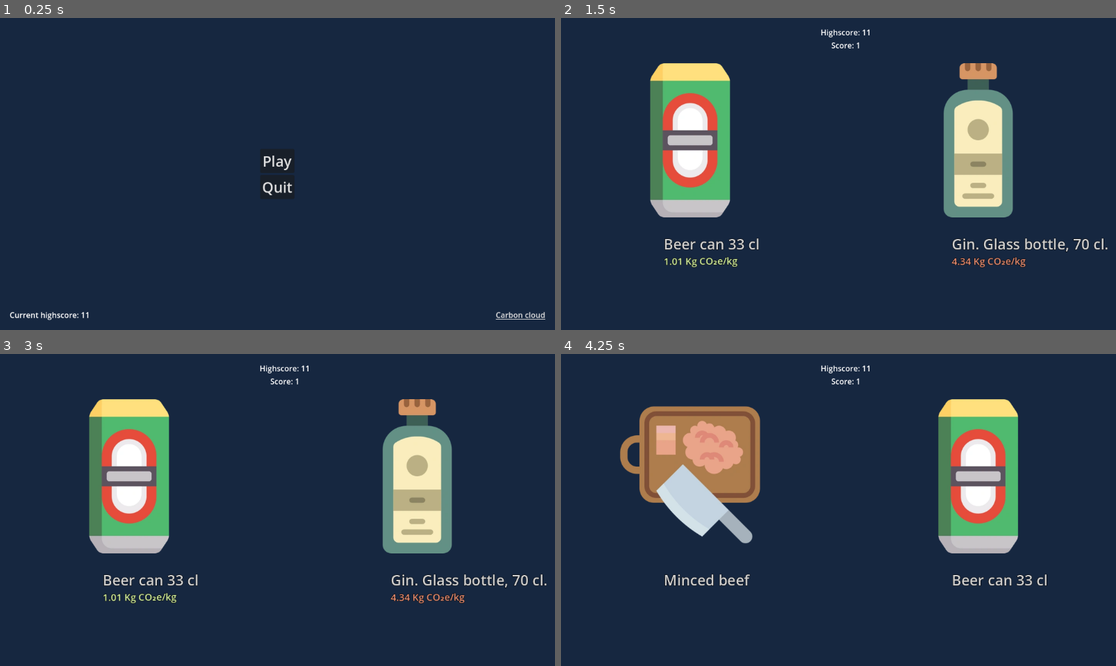
Above: before the commit, frames 1-4 (two rows, left to right).
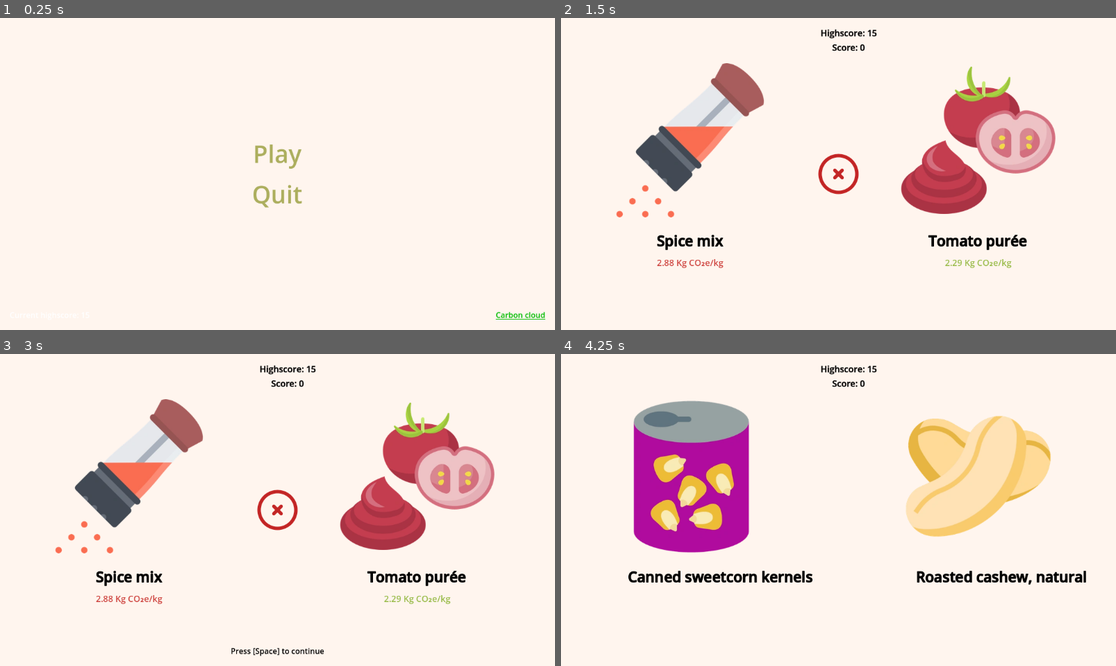
Above: after the commit, the same moments.

Repository: RodrigoVelosa/MoreOrLessCarbonFootprint
Game: Godot game, scene res://Scenes/menu.tscn
Two runs of this game, one before a commit and one after it. Both use one fixed random seed, a clock stepped at 60 frames per second and the inputs below.
Inputs (mouse positions are in pixels of both pictures, inside the frame that each line leads up to):
- Up to frame 1 (0.25 s): no input
- Up to frame 2 (1.5 s): click "Play" at 0.5 s; click (688, 139) at 1.27 s
- Up to frame 3 (3 s): click (127, 475) at 2.02 s; click (127, 475) at 2.77 s
- Up to frame 4 (4.25 s): tap Space (continue) at 3.5, 3.6 s

The runs differ from the first frame. In frame 1, 100% of the frame differs, in the area x 0-100%, y 0-100%; in frame 2, 100%; in frame 3, 100%; in frame 4, 100%.

Commit message:
Several improvements

Diff:
--- a/Data/product_data.json
+++ b/Data/product_data.json
@@ -47,6 +47,492 @@
 			"image": "bottle1",
 			"name": "Gin. Glass bottle, 70 cl.",
 			"source": "SE"
+		},
+		{
+			"footprint": 4.16,
+			"image": "bottle1",
+			"name": "Vodka 40% ABV. Glass bottle, 70 cl.",
+			"source": "SE"
+		},
+		{
+			"footprint": 7.16,
+			"image": "salami",
+			"name": "Salami",
+			"source": "SE"
+		},
+		{
+			"footprint": 0.47,
+			"image": "deer_meat",
+			"name": "Fallow deer meat",
+			"source": "SE"
+		},
+		{
+			"footprint": 0.54,
+			"image": "crushed_tomatoes",
+			"name": "Crushed tomatoes, in box",
+			"source": "SE"
+		},
+		{
+			"footprint": 6.00,
+			"image": "herbs1",
+			"name": "Herbs in pot, fresh, greenhouse grown",
+			"source": "SE"
+		},
+		{
+			"footprint": 2.88,
+			"image": "spice_jar1",
+			"name": "Spice mix",
+			"source": "SE"
+		},
+		{
+			"footprint": 25.9,
+			"image": "lamb_meat",
+			"name": "Lamb meat",
+			"source": "SE"
+		},
+		{
+			"footprint": 1.42,
+			"image": "cornmeal",
+			"name": "Cornmeal",
+			"source": "SE"
+		},
+		{
+			"footprint": 1.60,
+			"image": "tomatoes",
+			"name": "Tomatoes, fresh",
+			"source": "SE"
+		},
+		{
+			"footprint": 7.27,
+			"image": "langoustine",
+			"name": "Langoustine, whole",
+			"source": "SE"
+		},
+		{
+			"footprint": 2.19,
+			"image": "bottle2",
+			"name": "Red wine, 0.75L glass bottle",
+			"source": "SE"
+		},
+		{
+			"footprint": 1.09,
+			"image": "milk",
+			"name": "Milk 0.4% fat",
+			"source": "SE"
+		},
+		{
+			"footprint": 65.7,
+			"image": "filet_mignon",
+			"name": "Beef, filet mignon",
+			"source": "SE"
+		},
+		{
+			"footprint": 10.3,
+			"image": "canned_tuna",
+			"name": "Canned tuna",
+			"source": "SE"
+		},
+		{
+			"footprint": 3.07,
+			"image": "rice1",
+			"name": "Jasmine rice",
+			"source": "SE"
+		},
+		{
+			"footprint": 1.77,
+			"image": "bell_peppers",
+			"name": "Bell peppers",
+			"source": "SE"
+		},
+		{
+			"footprint": 4.87,
+			"image": "pulled_pork",
+			"name": "Pulled pork",
+			"source": "SE"
+		},
+		{
+			"footprint": 2.26,
+			"image": "apple_pie",
+			"name": "Apple pie",
+			"source": "SE"
+		},
+		{
+			"footprint": 0.38,
+			"image": "carrots",
+			"name": "Carrots",
+			"source": "SE"
+		},
+		{
+			"footprint": 8.65,
+			"image": "protein_bar",
+			"name": "Protein bar",
+			"source": "SE"
+		},
+		{
+			"footprint": 1.12,
+			"image": "ketchup",
+			"name": "Ketchup",
+			"source": "SE"
+		},
+		{
+			"footprint": 0.31,
+			"image": "mushrooms",
+			"name": "Mushrooms, fresh",
+			"source": "SE"
+		},
+		{
+			"footprint": 1.54,
+			"image": "foam_sweets",
+			"name": "Foam sweets",
+			"source": "SE"
+		},
+		{
+			"footprint": 1.56,
+			"image": "lentils",
+			"name": "Lentils (dry)",
+			"source": "SE"
+		},
+		{
+			"footprint": 1.14,
+			"image": "canned_pineapple",
+			"name": "Canned pineapple w. juice",
+			"source": "SE"
+		},
+		{
+			"footprint": 1.07,
+			"image": "pasta",
+			"name": "Pasta (dry)",
+			"source": "SE"
+		},
+		{
+			"footprint": 1.37,
+			"image": "pasta",
+			"name": "Pasta w. egg (dry)",
+			"source": "SE"
+		},
+		{
+			"footprint": 20.40,
+			"image": "shrimps",
+			"name": "Prawns/shrimps, peeled, frozen",
+			"source": "SE"
+		},
+		{
+			"footprint": 3.83,
+			"image": "chicken_kebab",
+			"name": "Chicken kebab",
+			"source": "SE"
+		},
+		{
+			"footprint": 1.57,
+			"image": "grapes",
+			"name": "Grapes",
+			"source": "SE"
+		},
+		{
+			"footprint": 2.29,
+			"image": "tomato_puree",
+			"name": "Tomato purée",
+			"source": "SE"
+		},
+		{
+			"footprint": 1.91,
+			"image": "canned_sweetcorn",
+			"name": "Canned sweetcorn kernels",
+			"source": "SE"
+		},
+		{
+			"footprint": 14.40,
+			"image": "blue_cheese",
+			"name": "Blue cheese",
+			"source": "SE"
+		},
+		{
+			"footprint": 26.00,
+			"image": "roasted_cashew",
+			"name": "Roasted cashew, natural",
+			"source": "SE"
+		},
+		{
+			"footprint": 0.45,
+			"image": "strawberries",
+			"name": "Strawberries, fresh",
+			"source": "SE"
+		},
+		{
+			"footprint": 14.80,
+			"image": "butter",
+			"name": "Butter, 80% fat",
+			"source": "SE"
+		},
+		{
+			"footprint": 0.75,
+			"image": "chickpeas",
+			"name": "Chickpeas, dry",
+			"source": "SE"
+		},
+		{
+			"footprint": 3.41,
+			"image": "cod",
+			"name": "Atlantic cod, fresh, whole fish",
+			"source": "SE"
+		},
+		{
+			"footprint": 2.59,
+			"image": "chicken_meat",
+			"name": "Chicken meat",
+			"source": "SE"
+		},
+		{
+			"footprint": 12.5,
+			"image": "cheese1",
+			"name": "Soft cheese from cow milk",
+			"source": "SE"
+		},
+		{
+			"footprint": 7.19,
+			"image": "cream1",
+			"name": "Cream 40% fat 0.5L",
+			"source": "SE"
+		},
+		{
+			"footprint": 3.29,
+			"image": "cream1",
+			"name": "Cream 15% fat 0.5L",
+			"source": "SE"
+		},
+		{
+			"footprint": 5.20,
+			"image": "milk",
+			"name": "Cream 27% fat 0.5L",
+			"source": "SE"
+		},
+		{
+			"footprint": 0.75,
+			"image": "spinach",
+			"name": "Spinach, frozen",
+			"source": "SE"
+		},
+		{
+			"footprint": 4.16,
+			"image": "chicken_nuggets_frozen",
+			"name": "Chicken nuggets, frozen",
+			"source": "SE"
+		},
+		{
+			"footprint": 3.24,
+			"image": "olive_oil",
+			"name": "Olive oil, 0.75l glass bottle",
+			"source": "SE"
+		},
+		{
+			"footprint": 2.35,
+			"image": "cucumber",
+			"name": "Cucumber, fresh",
+			"source": "SE"
+		},
+		{
+			"footprint": 0.77,
+			"image": "green_peas",
+			"name": "Green peas, frozen",
+			"source": "SE"
+		},
+		{
+			"footprint": 1.40,
+			"image": "honey",
+			"name": "Honey",
+			"source": "SE"
+		},
+		{
+			"footprint": 1.22,
+			"image": "milk",
+			"name": "Milk 1.5% fat",
+			"source": "SE"
+		},
+		{
+			"footprint": 1.51,
+			"image": "milk",
+			"name": "Milk 1.5% fat (2cl pack)",
+			"source": "SE"
+		},
+		{
+			"footprint": 1.46,
+			"image": "milk",
+			"name": "Milk 3% fat",
+			"source": "SE"
+		},
+		{
+			"footprint": 0.25,
+			"image": "potatoes",
+			"name": "Potatoes",
+			"source": "SE"
+		},
+		{
+			"footprint": 4.19,
+			"image": "minced_beef",
+			"name": "Ground pork, 20% fat",
+			"source": "SE"
+		},
+		{
+			"footprint": 4.12,
+			"image": "hard_biscuits",
+			"name": "Hard biscuits",
+			"source": "SE"
+		},
+		{
+			"footprint": 1.40,
+			"image": "bottle3",
+			"name": "Beer, 33 cl glass bottle",
+			"source": "SE"
+		},
+		{
+			"footprint": 0.68,
+			"image": "spinach",
+			"name": "Spinach, fresh",
+			"source": "SE"
+		},
+		{
+			"footprint": 1.32,
+			"image": "cantaloupe",
+			"name": "Cantaloupe (melon), whole fruit",
+			"source": "SE"
+		},
+		{
+			"footprint": 0.22,
+			"image": "beetroot",
+			"name": "Beetroot, fresh",
+			"source": "SE"
+		},
+		{
+			"footprint": 0.74,
+			"image": "lettuce",
+			"name": "Lettuce, fresh",
+			"source": "SE"
+		},
+		{
+			"footprint": 2.08,
+			"image": "mango",
+			"name": "Mango, whole fruit",
+			"source": "SE"
+		},
+		{
+			"footprint": 0.81,
+			"image": "broccoli",
+			"name": "Broccoli, frozen",
+			"source": "SE"
+		},
+		{
+			"footprint": 2.54,
+			"image": "raisins",
+			"name": "Raisins",
+			"source": "SE"
+		},
+		{
+			"footprint": 0.44,
+			"image": "dry_onion",
+			"name": "Dry onion",
+			"source": "SE"
+		},
+		{
+			"footprint": 2.89,
+			"image": "peanut_butter",
+			"name": "Peanut butter, glass jar",
+			"source": "SE"
+		},
+		{
+			"footprint": 0.16,
+			"image": "cabbage",
+			"name": "Cabbage, fresh",
+			"source": "SE"
+		},
+		{
+			"footprint": 1.15,
+			"image": "cream1",
+			"name": "Oat cream (dairy-free cream substitute)",
+			"source": "SE"
+		},
+		{
+			"footprint": 2.83,
+			"image": "cream1",
+			"name": "Custard 10% fat 0.25L",
+			"source": "SE"
+		},
+		{
+			"footprint": 5.98,
+			"image": "cream1",
+			"name": "Creme Fraiche 32% fat 0.2L",
+			"source": "SE"
+		},
+		{
+			"footprint": 0.88,
+			"image": "wheat_flour",
+			"name": "Wheat flour, consumer package",
+			"source": "SE"
+		},
+		{
+			"footprint": 0.39,
+			"image": "soy_drink",
+			"name": "Soy drink, 1L",
+			"source": "SE"
+		},
+		{
+			"footprint": 2.23,
+			"image": "margarine",
+			"name": "Margarine, 80% fat",
+			"source": "SE"
+		},
+		{
+			"footprint": 1.11,
+			"image": "chicken_liver_pate",
+			"name": "Chicken liver pate",
+			"source": "SE"
+		},
+		{
+			"footprint": 0.31,
+			"image": "bottle4",
+			"name": "Water, 1L PET bottle",
+			"source": "SE"
+		},
+		{
+			"footprint": 2.39,
+			"image": "bottle5",
+			"name": "Rapeseed oil, bottled 1l",
+			"source": "SE"
+		},
+		{
+			"footprint": 2.62,
+			"image": "bottle5",
+			"name": "Sunflower seed oil, bottled 1l",
+			"source": "SE"
+		},
+		{
+			"footprint": 1.02,
+			"image": "rye_flour",
+			"name": "Rye flour",
+			"source": "SE"
+		},
+		{
+			"footprint": 0.50,
+			"image": "oranges",
+			"name": "Oranges, whole fruit",
+			"source": "SE"
+		},
+		{
+			"footprint": 0.32,
+			"image": "apples",
+			"name": "Apples, whole fruit",
+			"source": "SE"
+		},
+		{
+			"footprint": 20.2,
+			"image": "cheese1",
+			"name": "Cheddar cheese, aged 12 months",
+			"source": "SE"
+		},
+		{
+			"footprint": 1.06,
+			"image": "bread",
+			"name": "Soft bread, wheat",
+			"source": "SE"
 		}
 	]
 }
--- a/Data/score_data.json
+++ b/Data/score_data.json
@@ -1 +1 @@
-{"highscore":11}
+{"highscore":15}
--- a/Scenes/GameController.gd
+++ b/Scenes/GameController.gd
@@ -35,11 +35,17 @@
 	wrong_product.footprint_label_wrong.show()
 
 	if (product == correct_product):
+		$SuccessSprite.visible = true
+		$SuccessSound.play()
+		$MarginContainer/ContinueLabel.visible = true
 		score.increment()
-		$SuccessSound.play()
 	else:
+		$FailureSound.play()
+		$FailureSprite.visible = true
+		Global.state = "awaiting_game_over"
+		await get_tree().create_timer(1.5).timeout
 		Global.state = "game_over"
-		$FailureSound.play()
+		$MarginContainer/ContinueLabel.visible = true
 
 func new_products() -> void:
 	var range = len(json_data.products) - 1
@@ -68,6 +74,10 @@
 
 	process_correct_product()
 
+	$SuccessSprite.visible = false
+	$FailureSprite.visible = false
+	$MarginContainer/ContinueLabel.visible = false
+
 	Global.state = "choosing"
 
 func process_correct_product() -> void:
--- a/Scenes/GameScene.tscn
+++ b/Scenes/GameScene.tscn
@@ -1,16 +1,43 @@
-[gd_scene load_steps=6 format=3 uid="uid://drfslvfw70xi6"]
+[gd_scene load_steps=9 format=3 uid="uid://drfslvfw70xi6"]
 
 [ext_resource type="Script" path="res://Scenes/GameController.gd" id="1_j3g02"]
 [ext_resource type="PackedScene" uid="uid://rf0b77qgwcqn" path="res://Scenes/product.tscn" id="2_cs63u"]
 [ext_resource type="PackedScene" uid="uid://bc7sl6v5talp4" path="res://Scenes/score.tscn" id="3_hc1im"]
 [ext_resource type="AudioStream" uid="uid://blqg4qhv3hkde" path="res://Audio/Effects/Victory-bells-chords-success-sound-effect.mp3" id="4_hl3ue"]
 [ext_resource type="AudioStream" uid="uid://glauq452yvbn" path="res://Audio/Effects/game_over.wav" id="5_ha5cu"]
+[ext_resource type="Texture2D" uid="uid://loc65q580t48" path="res://circle-success.png" id="6_f4rd2"]
+[ext_resource type="Texture2D" uid="uid://jwsjq35mgqob" path="res://circle-failure.png" id="7_mb0mk"]
+
+[sub_resource type="LabelSettings" id="LabelSettings_cisdi"]
+font_color = Color(0, 0, 0, 1)
 
 [node name="GameScene" type="Node2D" node_paths=PackedStringArray("product1", "product2", "score")]
 script = ExtResource("1_j3g02")
 product1 = NodePath("Product1")
 product2 = NodePath("Product2")
 score = NodePath("Score")
+
+[node name="MarginContainer" type="MarginContainer" parent="."]
+anchors_preset = 15
+anchor_right = 1.0
+anchor_bottom = 1.0
+offset_left = -576.0
+offset_top = -325.0
+offset_right = 578.0
+offset_bottom = 324.0
+grow_horizontal = 2
+grow_vertical = 2
+size_flags_horizontal = 6
+size_flags_vertical = 3
+theme_override_constants/margin_bottom = 20
+
+[node name="ContinueLabel" type="Label" parent="MarginContainer"]
+visible = false
+layout_mode = 2
+size_flags_horizontal = 4
+size_flags_vertical = 8
+text = "Press [Space] to continue"
+label_settings = SubResource("LabelSettings_cisdi")
 
 [node name="Camera" type="Camera2D" parent="."]
 
@@ -29,3 +56,11 @@
 
 [node name="FailureSound" type="AudioStreamPlayer2D" parent="."]
 stream = ExtResource("5_ha5cu")
+
+[node name="SuccessSprite" type="Sprite2D" parent="."]
+visible = false
+texture = ExtResource("6_f4rd2")
+
+[node name="FailureSprite" type="Sprite2D" parent="."]
+visible = false
+texture = ExtResource("7_mb0mk")
--- a/Scenes/game_over.gd
+++ b/Scenes/game_over.gd
@@ -1,6 +1,7 @@
 extends Control
 
 @export var back_scene : PackedScene
+@export var main_menu_scene : PackedScene
 
 func _ready() -> void:
 	$CenterContainer/VBoxContainer/ScoreLabel.text = str("Score: ", Score.score)
@@ -9,3 +10,6 @@
 	if Input.is_action_just_pressed("continue"):
 		Score.score = 0
 		get_tree().change_scene_to_packed(back_scene)
+	elif Input.is_action_just_pressed("escape"):
+		Score.score = 0
+		get_tree().change_scene_to_packed(main_menu_scene)
--- a/Scenes/game_over.tscn
+++ b/Scenes/game_over.tscn
@@ -1,13 +1,23 @@
-[gd_scene load_steps=5 format=3 uid="uid://c1nig4ftdk7v8"]
+[gd_scene load_steps=7 format=3 uid="uid://c1nig4ftdk7v8"]
 
 [ext_resource type="Script" path="res://Scenes/game_over.gd" id="1_p6v0j"]
 [ext_resource type="PackedScene" uid="uid://drfslvfw70xi6" path="res://Scenes/GameScene.tscn" id="2_rxcqi"]
+[ext_resource type="PackedScene" uid="uid://5tytdmxk4h7f" path="res://Scenes/menu.tscn" id="3_8hfkg"]
 
 [sub_resource type="LabelSettings" id="LabelSettings_kiwo0"]
 font_size = 60
+font_color = Color(0, 0, 0, 1)
+outline_size = 5
+outline_color = Color(0, 0, 0, 1)
 
 [sub_resource type="LabelSettings" id="LabelSettings_stdcv"]
 font_size = 30
+font_color = Color(0, 0, 0, 1)
+outline_size = 2
+outline_color = Color(0, 0, 0, 1)
+
+[sub_resource type="LabelSettings" id="LabelSettings_3wbvv"]
+font_color = Color(0, 0, 0, 1)
 
 [node name="GameOver" type="Control"]
 layout_mode = 3
@@ -18,6 +28,7 @@
 grow_vertical = 2
 script = ExtResource("1_p6v0j")
 back_scene = ExtResource("2_rxcqi")
+main_menu_scene = ExtResource("3_8hfkg")
 
 [node name="CenterContainer" type="CenterContainer" parent="."]
 layout_mode = 1
@@ -58,5 +69,6 @@
 [node name="ContinueLabel" type="Label" parent="MarginContainer"]
 layout_mode = 2
 size_flags_vertical = 8
-text = "Press space to continue"
+text = "Press [Space] to continue, [ESC] to main menu "
+label_settings = SubResource("LabelSettings_3wbvv")
 horizontal_alignment = 1
--- a/Scenes/menu.tscn
+++ b/Scenes/menu.tscn
@@ -1,7 +1,11 @@
-[gd_scene load_steps=3 format=3 uid="uid://5tytdmxk4h7f"]
+[gd_scene load_steps=5 format=3 uid="uid://5tytdmxk4h7f"]
 
 [ext_resource type="Script" path="res://Scenes/menu.gd" id="1_defb5"]
 [ext_resource type="PackedScene" uid="uid://drfslvfw70xi6" path="res://Scenes/GameScene.tscn" id="2_skkmy"]
+[ext_resource type="StyleBox" uid="uid://cphaaoqvgp4j6" path="res://menu_button_style.tres" id="3_qygfp"]
+
+[sub_resource type="StyleBoxFlat" id="StyleBoxFlat_hvl1d"]
+bg_color = Color(0.6, 0.6, 0.6, 0)
 
 [node name="Menu" type="Control"]
 layout_mode = 3
@@ -27,20 +31,44 @@
 theme_override_constants/margin_right = 20
 theme_override_constants/margin_bottom = 20
 
-[node name="VBoxContainer" type="VBoxContainer" parent="MarginContainer"]
+[node name="ButtonsContainer" type="VBoxContainer" parent="MarginContainer"]
 layout_mode = 2
 size_flags_horizontal = 4
 size_flags_vertical = 4
+theme_override_constants/separation = 15
 
-[node name="Play" type="Button" parent="MarginContainer/VBoxContainer"]
+[node name="Play" type="Button" parent="MarginContainer/ButtonsContainer"]
 layout_mode = 2
-theme_override_font_sizes/font_size = 30
+focus_mode = 0
+theme_override_colors/font_disabled_color = Color(0.854902, 0.866667, 0.596078, 1)
+theme_override_colors/font_hover_pressed_color = Color(0.854902, 0.866667, 0.596078, 1)
+theme_override_colors/font_hover_color = Color(0.854902, 0.866667, 0.596078, 1)
+theme_override_colors/font_pressed_color = Color(0.854902, 0.866667, 0.596078, 1)
+theme_override_colors/font_focus_color = Color(0.854902, 0.866667, 0.596078, 1)
+theme_override_colors/font_color = Color(0.673081, 0.682364, 0.366842, 1)
+theme_override_font_sizes/font_size = 50
+theme_override_styles/hover_pressed = ExtResource("3_qygfp")
+theme_override_styles/hover = ExtResource("3_qygfp")
+theme_override_styles/pressed = ExtResource("3_qygfp")
+theme_override_styles/normal = SubResource("StyleBoxFlat_hvl1d")
 text = "Play"
 
-[node name="Quit" type="Button" parent="MarginContainer/VBoxContainer"]
+[node name="Quit" type="Button" parent="MarginContainer/ButtonsContainer"]
 layout_mode = 2
-theme_override_font_sizes/font_size = 30
-text = "Quit"
+focus_mode = 0
+theme_override_colors/font_disabled_color = Color(0.854902, 0.866667, 0.596078, 1)
+theme_override_colors/font_hover_pressed_color = Color(0.854902, 0.866667, 0.596078, 1)
+theme_override_colors/font_hover_color = Color(0.854902, 0.866667, 0.596078, 1)
+theme_override_colors/font_pressed_color = Color(0.854902, 0.866667, 0.596078, 1)
+theme_override_colors/font_focus_color = Color(0.854902, 0.866667, 0.596078, 1)
+theme_override_colors/font_color = Color(0.673081, 0.682364, 0.366842, 1)
+theme_override_font_sizes/font_size = 50
+theme_override_styles/hover_pressed = ExtResource("3_qygfp")
+theme_override_styles/hover = ExtResource("3_qygfp")
+theme_override_styles/pressed = ExtResource("3_qygfp")
+theme_override_styles/normal = SubResource("StyleBoxFlat_hvl1d")
+text = "Quit
+"
 
 [node name="Links" type="VBoxContainer" parent="MarginContainer"]
 layout_mode = 2
@@ -51,6 +79,9 @@
 layout_mode = 2
 size_flags_horizontal = 8
 size_flags_vertical = 8
+theme_override_colors/font_color = Color(0, 0.741176, 0, 1)
+theme_override_colors/font_focus_color = Color(0, 0.892672, 2.31028e-06, 1)
+theme_override_colors/font_hover_color = Color(0.854902, 0.866667, 0.596078, 1)
 text = "Carbon cloud"
 uri = "https://carboncloud.com/"
 
@@ -59,5 +90,5 @@
 size_flags_horizontal = 0
 size_flags_vertical = 8
 
-[connection signal="pressed" from="MarginContainer/VBoxContainer/Play" to="." method="_on_play_pressed"]
-[connection signal="pressed" from="MarginContainer/VBoxContainer/Quit" to="." method="_on_quit_pressed"]
+[connection signal="pressed" from="MarginContainer/ButtonsContainer/Play" to="." method="_on_play_pressed"]
+[connection signal="pressed" from="MarginContainer/ButtonsContainer/Quit" to="." method="_on_quit_pressed"]
--- a/Scenes/product.tscn
+++ b/Scenes/product.tscn
@@ -6,21 +6,19 @@
 
 [sub_resource type="LabelSettings" id="LabelSettings_geokm"]
 font_size = 30
-font_color = Color(0.808998, 0.808998, 0.808998, 1)
+font_color = Color(0, 0, 0, 1)
 outline_size = 3
 outline_color = Color(0, 0, 0, 1)
 
 [sub_resource type="LabelSettings" id="LabelSettings_db7bt"]
-font_size = 20
-font_color = Color(0.914971, 0.561198, 0.450373, 1)
-outline_size = 3
-outline_color = Color(0, 0, 0, 1)
+font_size = 18
+font_color = Color(0.812098, 0.274831, 0.255398, 1)
+outline_color = Color(0.811765, 0.27451, 0.254902, 1)
 
 [sub_resource type="LabelSettings" id="LabelSettings_mnpy2"]
-font_size = 20
-font_color = Color(0.839521, 0.952651, 0.624313, 1)
-outline_size = 3
-outline_color = Color(0, 0, 0, 1)
+font_size = 18
+font_color = Color(0.604689, 0.738817, 0.292812, 1)
+outline_color = Color(0.603922, 0.737255, 0.294118, 1)
 
 [node name="Product" type="Node2D"]
 script = ExtResource("1_0xqwd")
@@ -28,49 +26,42 @@
 [node name="Sprite" type="Sprite2D" parent="."]
 scale = Vector2(0.8, 0.8)
 texture = ExtResource("2_q6kn7")
-metadata/_edit_lock_ = true
 
 [node name="Name" type="Label" parent="."]
-offset_left = -55.0
-offset_top = 194.0
-offset_right = 83.0
-offset_bottom = 217.0
+offset_left = -129.0
+offset_top = 187.0
+offset_right = 129.0
+offset_bottom = 229.0
 text = "Nome do produto"
 label_settings = SubResource("LabelSettings_geokm")
 horizontal_alignment = 1
 vertical_alignment = 1
-metadata/_edit_lock_ = true
 
 [node name="FootprintLabelWrong" type="Label" parent="."]
-offset_left = -55.0
-offset_top = 230.0
-offset_right = 83.0
-offset_bottom = 272.0
-rotation = -0.00545746
+offset_left = -129.0
+offset_top = 240.0
+offset_right = 129.0
+offset_bottom = 268.0
 label_settings = SubResource("LabelSettings_db7bt")
 horizontal_alignment = 1
 vertical_alignment = 1
-metadata/_edit_lock_ = true
 
 [node name="FootprintLabelCorrect" type="Label" parent="."]
-offset_left = -55.0
-offset_top = 230.0
-offset_right = 83.0
-offset_bottom = 272.0
-rotation = -0.00834783
+offset_left = -129.0
+offset_top = 240.0
+offset_right = 129.0
+offset_bottom = 268.0
 label_settings = SubResource("LabelSettings_mnpy2")
 horizontal_alignment = 1
 vertical_alignment = 1
-metadata/_edit_lock_ = true
 
 [node name="Button" type="Button" parent="."]
-offset_left = -159.0
-offset_top = -159.0
-offset_right = 156.0
-offset_bottom = 159.0
+offset_left = -151.0
+offset_top = -160.0
+offset_right = 153.0
+offset_bottom = 162.0
 focus_mode = 0
 flat = true
 script = ExtResource("2_wclhy")
-metadata/_edit_lock_ = true
 
 [connection signal="button_up" from="Button" to="Button" method="_on_button_up"]
--- a/Scenes/score.tscn
+++ b/Scenes/score.tscn
@@ -1,6 +1,18 @@
-[gd_scene load_steps=2 format=3 uid="uid://bc7sl6v5talp4"]
+[gd_scene load_steps=4 format=3 uid="uid://bc7sl6v5talp4"]
 
 [ext_resource type="Script" path="res://Scenes/score.gd" id="1_mg05n"]
+
+[sub_resource type="LabelSettings" id="LabelSettings_dd2e7"]
+font_size = 18
+font_color = Color(0, 0, 0, 1)
+outline_size = 1
+outline_color = Color(0, 0, 0, 1)
+
+[sub_resource type="LabelSettings" id="LabelSettings_fgxkl"]
+font_size = 18
+font_color = Color(0, 0, 0, 1)
+outline_size = 1
+outline_color = Color(0, 0, 0, 1)
 
 [node name="Score" type="Node2D"]
 script = ExtResource("1_mg05n")
@@ -16,6 +28,7 @@
 size_flags_vertical = 0
 text = "
 "
+label_settings = SubResource("LabelSettings_dd2e7")
 horizontal_alignment = 1
 vertical_alignment = 1
 
@@ -23,5 +36,6 @@
 layout_mode = 2
 size_flags_horizontal = 4
 size_flags_vertical = 0
+label_settings = SubResource("LabelSettings_fgxkl")
 horizontal_alignment = 1
 vertical_alignment = 1
--- /dev/null
+++ b/menu_button_style.tres
@@ -0,0 +1,6 @@
+[gd_resource type="StyleBoxFlat" format=3 uid="uid://cphaaoqvgp4j6"]
+
+[resource]
+bg_color = Color(0.6, 0.6, 0.6, 0)
+border_width_bottom = 3
+border_color = Color(0.854902, 0.866667, 0.596078, 1)
--- a/project.godot
+++ b/project.godot
@@ -32,7 +32,12 @@
 "events": [Object(InputEventKey,"resource_local_to_scene":false,"resource_name":"","device":-1,"window_id":0,"alt_press …(191 unchanged characters)…
 ]
 }
+escape={
+"deadzone": 0.5,
+"events": [Object(InputEventKey,"resource_local_to_scene":false,"resource_name":"","device":-1,"window_id":0,"alt_pressed":false,"shift_pressed":false,"ctrl_pressed":false,"meta_pressed":false,"pressed":false,"keycode":0,"physical_keycode":4194305,"key_label":0,"unicode":0,"location":0,"echo":false,"script":null)
+]
+}
 
 [rendering]
 
-environment/defaults/default_clear_color=Color(0.0870051, 0.151706, 0.251915, 1)
+environment/defaults/default_clear_color=Color(1, 0.960784, 0.933333, 1)
Binary file added: ProductImages/apple_pie.webp
Not shown, added: ProductImages/apple_pie.webp.import
Binary file added: ProductImages/apples.webp
Not shown, added: ProductImages/apples.webp.import
Binary file added: ProductImages/beetroot.webp
Not shown, added: ProductImages/beetroot.webp.import
Binary file added: ProductImages/bell_peppers.webp
Not shown, added: ProductImages/bell_peppers.webp.import
Binary file added: ProductImages/blue_cheese.webp
Not shown, added: ProductImages/blue_cheese.webp.import
Binary file added: ProductImages/bottle2.webp
Not shown, added: ProductImages/bottle2.webp.import
(and 123 more such lines)
